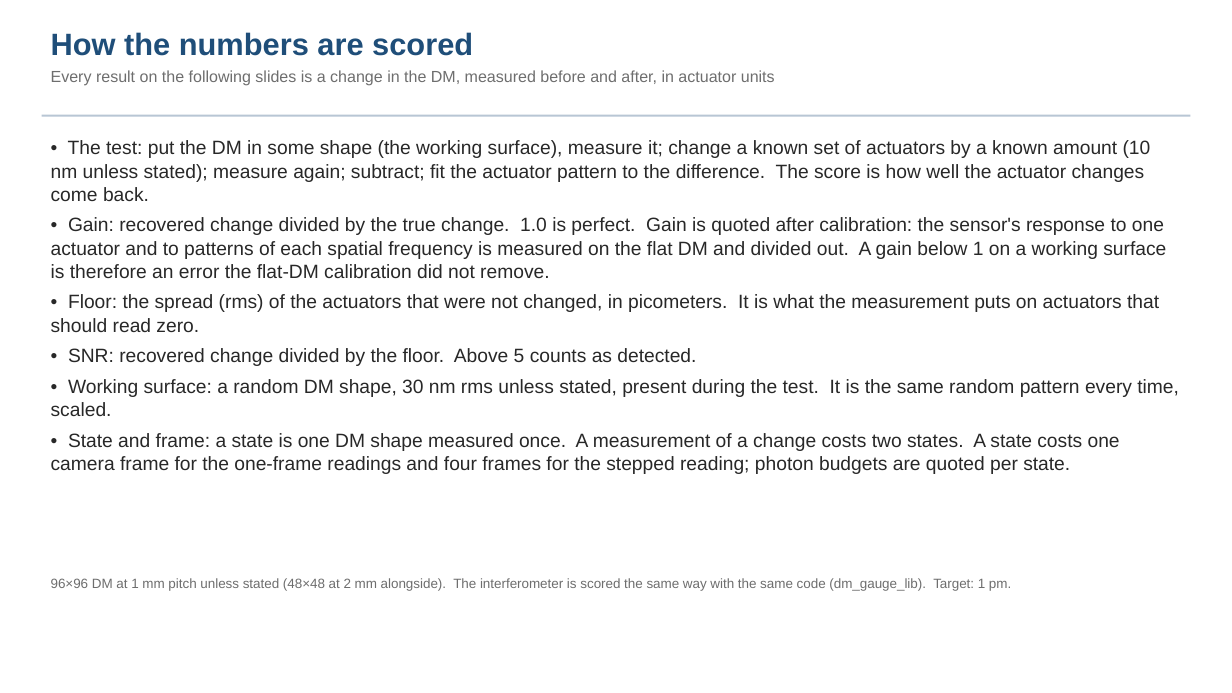
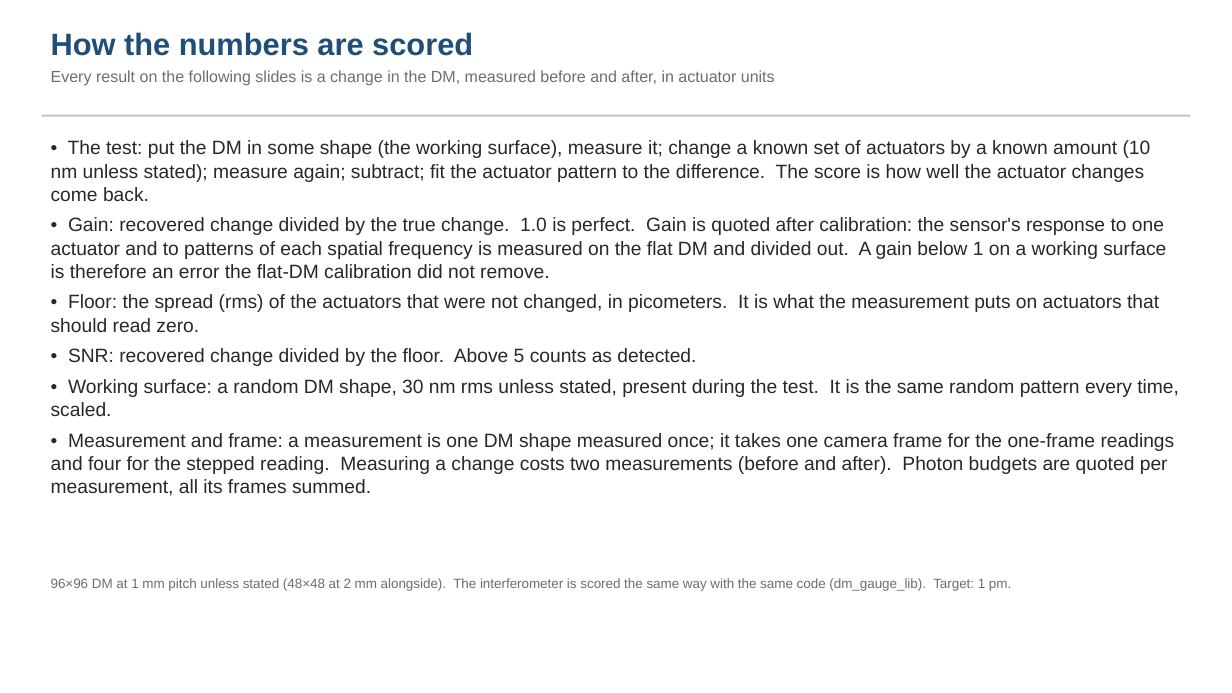
Before and after one commit to nasa-jpl/macos, a slide deck: slide 4 of demo_session/deck_zwfs.pptx. Drawn at 1232x693 pixels with LibreOffice and Linux fonts; fonts in the diff are those of the drawing. Boxes give left, top, right and bottom in pixels: in the first picture for what was removed or moved away, otherwise in the second. Text is boxed around its words. In the diff, an @@ line names an element or a change of style, - is before the commit and + after.

```diff
--- a/demo_session/deck_zwfs.pptx
+++ b/demo_session/deck_zwfs.pptx
@@ text at (x1=51, y1=433, x2=1175, y2=496): text changed @@
-• State and frame: a state is one DM shape measured once. A measurement of a change costs two states. A state costs one camera frame for the one-frame readings and four frames for the stepped reading; photon budgets are quoted per state.
+• Measurement and frame: a measurement is one DM shape measured once; it takes one camera frame for the one-frame readings and four for the stepped reading. Measuring a change costs two measurements (before and after). Photon budgets are quoted per measurement, all its frames summed.
```
Also in this commit, not shown: 5 other slides changed, 7 other files.
